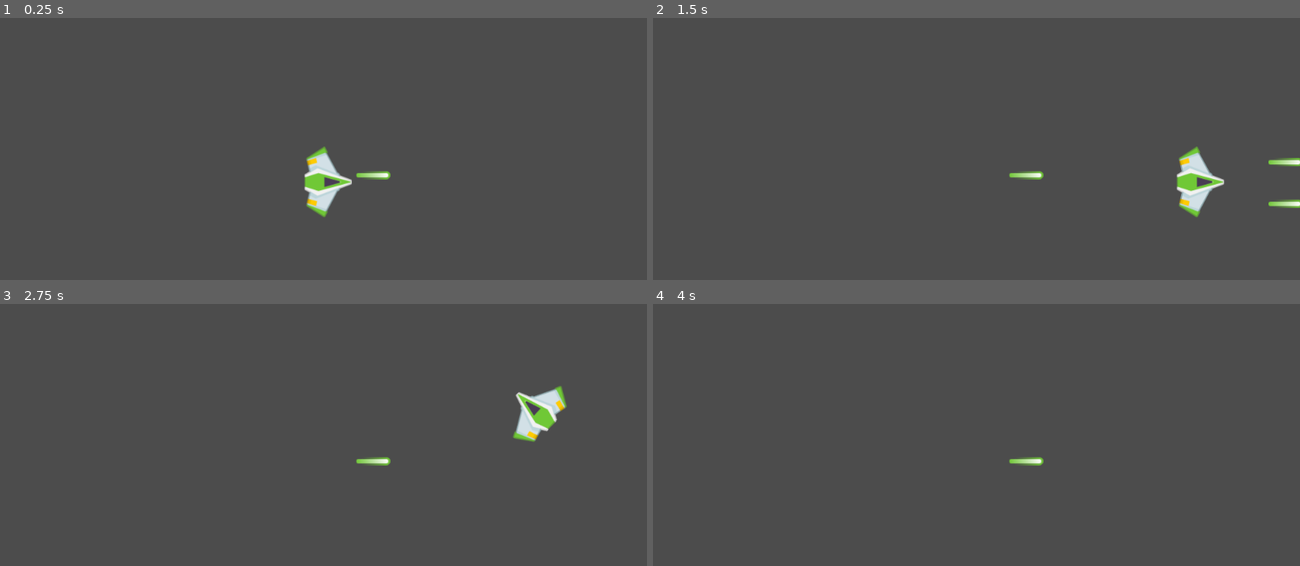
Above: before the commit, frames 1-4 (two rows, left to right).
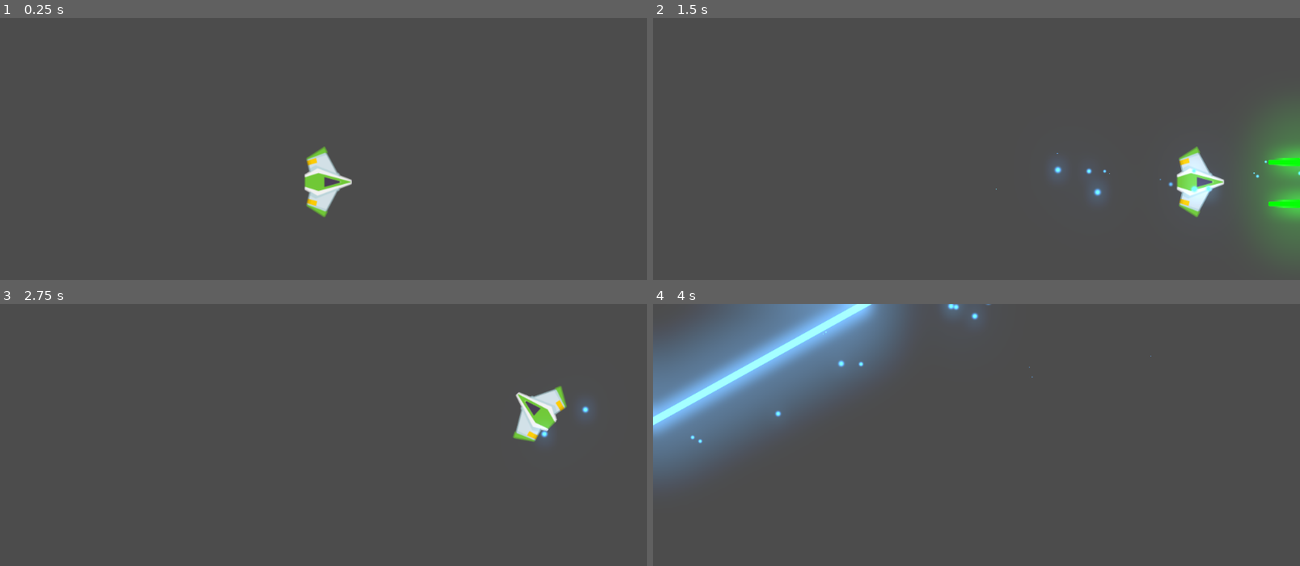
Above: after the commit, the same moments.

Repository: Nahuel1025/Odisea-Mete-rica-2023
Game: Godot game, scene res://Juego/Niveles/NivelTest.tscn
The game is run twice, just before and just after one commit, with the same random seed, the same clock (stepped at 60 frames per second) and the same inputs.
Inputs:
- Up to frame 1 (0.25 s): no input
- Up to frame 2 (1.5 s): tap Enter at 0.5 s; hold W (mover_adelante) 0.53-1.28 s; hold F (disparo_laser, bound only after the commit) 0.53-1.28 s; hold S (mover_atras) from 1.28 s (still down); tap Space (disparo_principal) at 1.35 s
- Up to frame 3 (2.75 s): tap F (disparo_laser, bound only after the commit) at 1.55, 2.3 s; release S (mover_atras) at 2.03 s; hold W (mover_adelante) from 2.03 s (still down); hold A (rotar_antihorario) from 2.03 s (still down)
- Up to frame 4 (4 s): release A (rotar_antihorario) at 2.78 s; tap D (rotar_horario) at 2.85 s; tap F (disparo_laser, bound only after the commit) at 3.05 s; release W (mover_adelante) at 3.53 s; hold S (mover_atras) from 3.53 s (still down); hold F (disparo_laser, bound only after the commit) from 3.53 s (still down)

The runs differ from the first frame. In frame 1, 0.1% of the frame differs, in the area x 55-61%, y 58-62%; in frame 2, 4.1%; in frame 3, 0.3%; in frame 4, 18%, in the area x 0-77%, y 0-68%.

Commit message:
Disparo secundario
se creó el disparo secundario y sus efectos visuales (Glow)

Diff:
--- a/Juego/Naves/Player/Player.gd
+++ b/Juego/Naves/Player/Player.gd
@@ -13,9 +13,18 @@
 
 ## Atributos Onready
 onready var canion:Canion = $Canion
+onready var laser:RayoLaser = $LaserBeam2D
 
 
 ## metodos
+
+func _unhandled_input(event: InputEvent) -> void:
+	#disparo rayo
+	if event.is_action_pressed("disparo_laser"):
+		laser.set_is_casting(true)
+
+	if event.is_action_released("disparo_laser"):
+		laser.set_is_casting(false)
 
 func _integrate_forces(state: Physics2DDirectBodyState) -> void:
 	apply_central_impulse(empuje.rotated(rotation))
@@ -25,7 +34,6 @@
 
 func _process(delta: float) -> void:
 	player_input()
-
 
 
 
--- a/Juego/Naves/Player/Player.tscn
+++ b/Juego/Naves/Player/Player.tscn
@@ -1,9 +1,10 @@
-[gd_scene load_steps=6 format=2]
+[gd_scene load_steps=7 format=2]
 
 [ext_resource path="res://Juego/Naves/Player/player_green.png" type="Texture" id=1]
 [ext_resource path="res://Juego/Naves/Player/Player.gd" type="Script" id=2]
 [ext_resource path="res://Juego/Naves/Player/MaterialFisico.tres" type="PhysicsMaterial" id=3]
 [ext_resource path="res://Juego/Proyectiles/Canion.tscn" type="PackedScene" id=4]
+[ext_resource path="res://Juego/Proyectiles/Laser/LaserBeam2D.tscn" type="PackedScene" id=5]
 
 [sub_resource type="CircleShape2D" id=1]
 radius = 38.2919
@@ -32,4 +33,7 @@
 [node name="PuntoDerecho" parent="Canion" index="1"]
 position = Vector2( 0.468, 33 )
 
+[node name="LaserBeam2D" parent="." instance=ExtResource( 5 )]
+position = Vector2( 40.0024, -0.297302 )
+
 [editable path="Canion"]
--- a/Juego/Niveles/NivelTest.tscn
+++ b/Juego/Niveles/NivelTest.tscn
@@ -1,7 +1,7 @@
 [gd_scene load_steps=4 format=2]
 
 [ext_resource path="res://Juego/Naves/Player/Player.tscn" type="PackedScene" id=1]
-[ext_resource path="res://Juego/Proyectiles/Proyectil.tscn" type="PackedScene" id=2]
+[ext_resource path="res://default_env.tres" type="Environment" id=2]
 [ext_resource path="res://Juego/Niveles/Nivel.gd" type="Script" id=3]
 
 [node name="NivelTest" type="Node2D"]
@@ -11,5 +11,5 @@
 position = Vector2( 519.118, 261.778 )
 gravity_scale = 0.0
 
-[node name="Proyectil" parent="." instance=ExtResource( 2 )]
-position = Vector2( 590.662, 249.284 )
+[node name="WorldEnvironment" type="WorldEnvironment" parent="."]
+environment = ExtResource( 2 )
--- /dev/null
+++ b/Juego/Proyectiles/Laser/LaserBeam2D.gd
@@ -0,0 +1,86 @@
+class_name RayoLaser
+extends RayCast2D
+
+
+# Speed at which the laser extends when first fired, in pixels per seconds.
+export var cast_speed := 7000.0
+# Maximum length of the laser in pixels.
+export var max_length := 1400.0
+# Base duration of the tween animation in seconds.
+export var growth_time := 0.1
+
+# If `true`, the laser is firing.
+# It plays appearing and disappearing animations when it's not animating.
+# See `appear()` and `disappear()` for more information.
+var is_casting := false setget set_is_casting
+
+onready var fill := $FillLine2D
+onready var tween := $Tween
+onready var casting_particles := $CastingParticles2D
+onready var collision_particles := $CollisionParticles2D
+onready var beam_particles := $BeamParticles2D
+onready var laser_sfx: AudioStreamPlayer2D = $LaserSFX
+
+onready var line_width: float = fill.width
+
+
+func _ready() -> void:
+	set_physics_process(false)
+	fill.points[1] = Vector2.ZERO
+
+
+func _physics_process(delta: float) -> void:
+	cast_to = (cast_to + Vector2.RIGHT * cast_speed * delta).clamped(max_length)
+	cast_beam()
+
+
+func set_is_casting(cast: bool) -> void:
+	is_casting = cast
+
+	if is_casting:
+		laser_sfx.play()
+		cast_to = Vector2.ZERO
+		fill.points[1] = cast_to
+		appear()
+	else:
+		laser_sfx.stop()
+		fill.points[1] = Vector2.ZERO
+
+		collision_particles.emitting = false
+		disappear()
+
+	set_physics_process(is_casting)
+	beam_particles.emitting = is_casting
+	casting_particles.emitting = is_casting
+
+
+# Controls the emission of particles and extends the Line2D to `cast_to` or the ray's
+# collision point, whichever is closest.
+func cast_beam() -> void:
+	var cast_point := cast_to
+
+	force_raycast_update()
+	collision_particles.emitting = is_colliding()
+
+	if is_colliding():
+		cast_point = to_local(get_collision_point())
+		collision_particles.global_rotation = get_collision_normal().angle()
+		collision_particles.position = cast_point
+
+	fill.points[1] = cast_point
+	beam_particles.position = cast_point * 0.5
+	beam_particles.process_material.emission_box_extents.x = cast_point.length() * 0.5
+
+
+func appear() -> void:
+	if tween.is_active():
+		tween.stop_all()
+	tween.interpolate_property(fill, "width", 0, line_width, growth_time * 2)
+	tween.start()
+
+
+func disappear() -> void:
+	if tween.is_active():
+		tween.stop_all()
+	tween.interpolate_property(fill, "width", fill.width, 0, growth_time)
+	tween.start()
--- /dev/null
+++ b/Juego/Proyectiles/Laser/LaserBeam2D.tscn
@@ -0,0 +1,116 @@
+[gd_scene load_steps=13 format=2]
+
+[ext_resource path="res://Juego/Proyectiles/Laser/LaserBeam2D.gd" type="Script" id=1]
+[ext_resource path="res://Juego/Proyectiles/Laser/glowing_circle.png" type="Texture" id=2]
+[ext_resource path="res://Juego/Sonidos/SonidoLaser.ogg" type="AudioStream" id=3]
+
+[sub_resource type="Gradient" id=1]
+offsets = PoolRealArray( 0.582915, 1 )
+colors = PoolColorArray( 1, 1, 1, 1, 1, 1, 1, 0 )
+
+[sub_resource type="GradientTexture" id=2]
+gradient = SubResource( 1 )
+
+[sub_resource type="Curve" id=3]
+_data = [ Vector2( 0.518072, 1 ), 0.0, -3.53434, 0, 0, Vector2( 1, 0 ), 0.0, 0.0, 0, 0 ]
+
+[sub_resource type="CurveTexture" id=4]
+curve = SubResource( 3 )
+
+[sub_resource type="ParticlesMaterial" id=5]
+flag_disable_z = true
+gravity = Vector3( 0, 0, 0 )
+initial_velocity = 100.0
+orbit_velocity = 0.0
+orbit_velocity_random = 0.0
+scale = 0.5
+scale_curve = SubResource( 4 )
+color_ramp = SubResource( 2 )
+
+[sub_resource type="Curve" id=6]
+_data = [ Vector2( 0, 0 ), 0.0, 0.0, 0, 0, Vector2( 0.503614, 0.957505 ), 0.0, 0.0, 0, 0, Vector2( 1, 0 ), 0.0, 0.0, 0, 0 ]
+
+[sub_resource type="CurveTexture" id=7]
+curve = SubResource( 6 )
+
+[sub_resource type="ParticlesMaterial" id=8]
+emission_shape = 2
+emission_box_extents = Vector3( 60, 20, 1 )
+flag_align_y = true
+flag_disable_z = true
+direction = Vector3( -1, 0, 0 )
+spread = 0.0
+gravity = Vector3( 0, 0, 0 )
+initial_velocity = 30.0
+orbit_velocity = 0.0
+orbit_velocity_random = 0.0
+tangential_accel = 100.0
+tangential_accel_random = 1.0
+scale = 0.3
+scale_curve = SubResource( 7 )
+
+[sub_resource type="ParticlesMaterial" id=9]
+flag_disable_z = true
+spread = 50.0
+gravity = Vector3( 0, 0, 0 )
+initial_velocity = 300.0
+orbit_velocity = 0.0
+orbit_velocity_random = 0.0
+scale = 0.5
+scale_curve = SubResource( 4 )
+color_ramp = SubResource( 2 )
+
+[node name="LaserBeam2D" type="RayCast2D"]
+enabled = true
+cast_to = Vector2( 0, 0 )
+script = ExtResource( 1 )
+
+[node name="FillLine2D" type="Line2D" parent="."]
+modulate = Color( 1.5, 1.5, 1.5, 1 )
+points = PoolVector2Array( 0, 0, 100, 0 )
+default_color = Color( 0.301961, 0.65098, 1, 1 )
+texture_mode = 2
+joint_mode = 2
+begin_cap_mode = 2
+end_cap_mode = 2
+sharp_limit = 8.0
+antialiased = true
+
+[node name="CastingParticles2D" type="Particles2D" parent="."]
+modulate = Color( 1.5, 1.5, 1.5, 1 )
+show_behind_parent = true
+emitting = false
+lifetime = 0.3
+visibility_rect = Rect2( 0, -18.722, 29.6756, 38.4841 )
+local_coords = false
+process_material = SubResource( 5 )
+texture = ExtResource( 2 )
+
+[node name="BeamParticles2D" type="Particles2D" parent="."]
+modulate = Color( 1.5, 1.5, 1.5, 1 )
+emitting = false
+amount = 50
+preprocess = 1.0
+randomness = 1.0
+visibility_rect = Rect2( -2500, -2500, 5000, 5000 )
+local_coords = false
+draw_order = 1
+process_material = SubResource( 8 )
+texture = ExtResource( 2 )
+
+[node name="CollisionParticles2D" type="Particles2D" parent="."]
+modulate = Color( 1.5, 1.5, 1.5, 1 )
+show_behind_parent = true
+emitting = false
+amount = 16
+lifetime = 0.3
+visibility_rect = Rect2( -2500, -2500, 5000, 5000 )
+local_coords = false
+process_material = SubResource( 9 )
+texture = ExtResource( 2 )
+
+[node name="Tween" type="Tween" parent="."]
+
+[node name="LaserSFX" type="AudioStreamPlayer2D" parent="."]
+stream = ExtResource( 3 )
+bus = "SFX"
--- a/Juego/Proyectiles/Proyectil.tscn
+++ b/Juego/Proyectiles/Proyectil.tscn
@@ -10,6 +10,7 @@
 script = ExtResource( 2 )
 
 [node name="Sprite" type="Sprite" parent="."]
+modulate = Color( 0.02, 1.5, 0.02, 1 )
 rotation = 1.5708
 texture = ExtResource( 1 )
 
--- a/default_env.tres
+++ b/default_env.tres
@@ -3,5 +3,9 @@
 [sub_resource type="ProceduralSky" id=1]
 
 [resource]
-background_mode = 2
+background_mode = 4
 background_sky = SubResource( 1 )
+glow_enabled = true
+glow_intensity = 0.6
+glow_blend_mode = 0
+glow_bicubic_upscale = true
--- a/project.godot
+++ b/project.godot
@@ -28,12 +28,18 @@
 "class": "Proyectil",
 "language": "GDScript",
 "path": "res://Juego/Proyectiles/Proyectil.gd"
+}, {
+"base": "RayCast2D",
+"class": "RayoLaser",
+"language": "GDScript",
+"path": "res://Juego/Proyectiles/Laser/LaserBeam2D.gd"
 } ]
 _global_script_class_icons={
 "Canion": "",
 "Nivel": "",
 "Player": "",
-"Proyectil": ""
+"Proyectil": "",
+"RayoLaser": ""
 }
 
 [application]
@@ -77,6 +83,11 @@
 "events": [ Object(InputEventKey,"resource_local_to_scene":false,"resource_name":"","device":0,"alt":false,"shift":false,"control":false,"meta":false,"command":false,"pressed":false,"scancode":32,"unicode":0,"echo":false,"script":null)
  ]
 }
+disparo_laser={
+"deadzone": 0.5,
+"events": [ Object(InputEventKey,"resource_local_to_scene":false,"resource_name":"","device":0,"alt":false,"shift":false,"control":false,"meta":false,"command":false,"pressed":false,"scancode":70,"unicode":0,"echo":false,"script":null)
+ ]
+}
 
 [rendering]
 
Binary file added: Juego/Proyectiles/Laser/glowing_circle.png
Not shown, added: Juego/Proyectiles/Laser/glowing_circle.png.import
Not shown, added: Juego/Sonidos/SonidoLaser.ogg.import
Not shown, added: Juego/Sonidos/SonidoLaser.ogg
